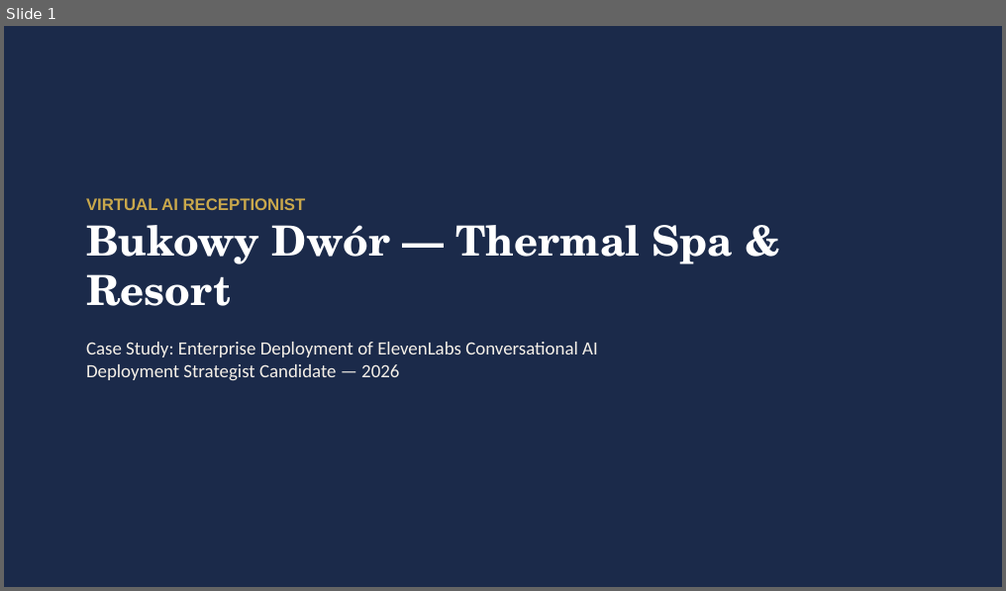
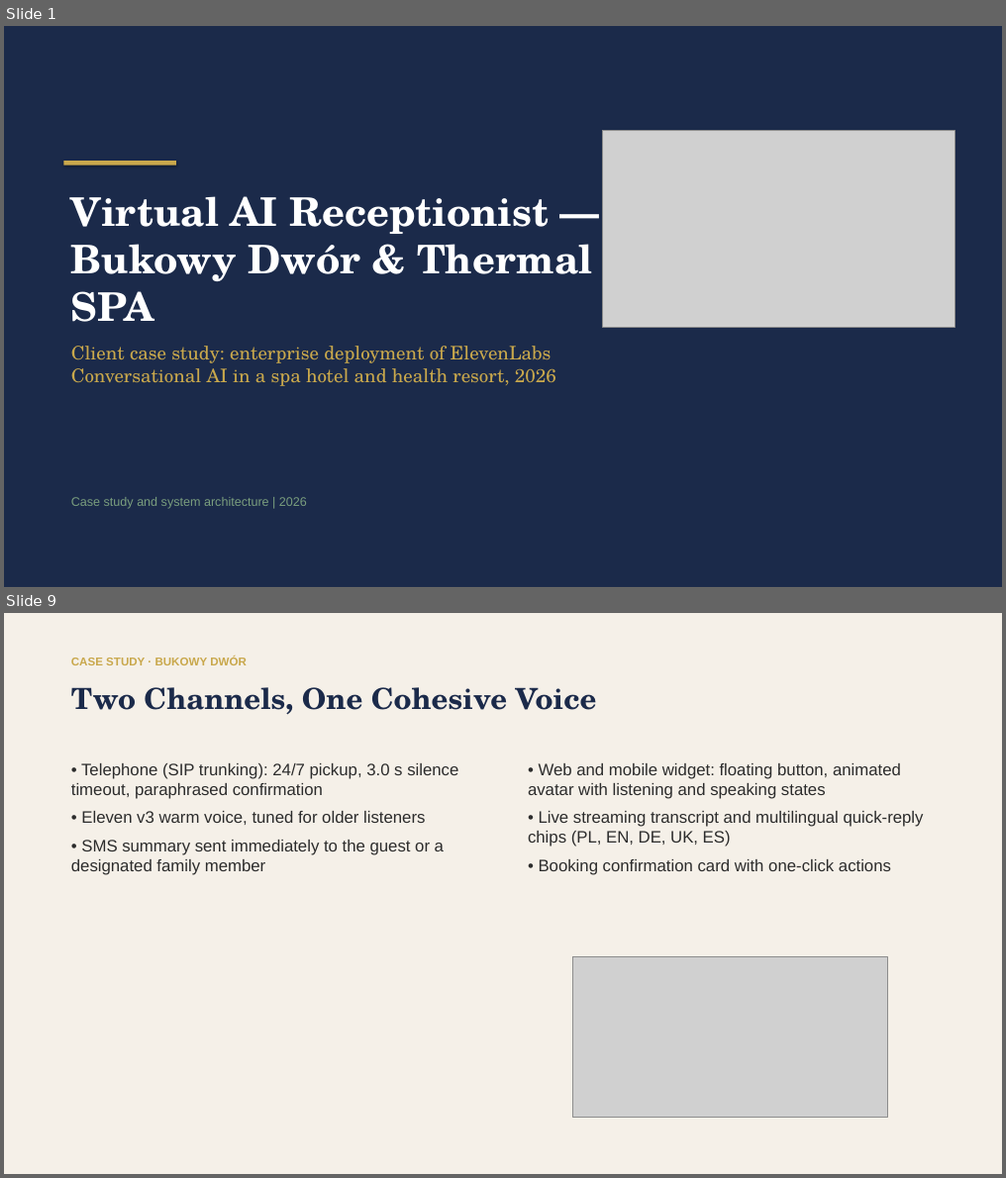
Before and after one commit to kpulka/Elevenlabs_SpaHotel_PoC, a slide deck: presentation/Bukowy_Dwor_Case_Study.pptx. Shown one above the other, each under a label of ours: slide 1 before the commit, slides 1 and 9 after it; the slides between them are not shown. The pictures are 1006x591 and 1006x1178 pixels, drawn with LibreOffice and Linux fonts; fonts in the diff are those of the drawing; grey boxes stand for pictures. Boxes give left, top, right and bottom in pixels: in the first picture for what was removed or moved away, otherwise in the second. Text is boxed around its words. In the diff, an @@ line names an element or a change of style, - is before the commit and + after.

```diff
--- a/presentation/Bukowy_Dwor_Case_Study.pptx
+++ b/presentation/Bukowy_Dwor_Case_Study.pptx
@@ slide 9 added at [4,613,1002,1174], background #FFFFFF @@
@@ rectangle added at [4,613,1002,1174], fill #F5F0E8 @@
@@ text added at [71,657,247,665], 11 pt, text #C9A84C, bold @@
+CASE STUDY · BUKOWY DWÓR
@@ text added at [71,687,597,715], 28 pt, text #1B2A4A, bold @@
+Two Channels, One Cohesive Voice
@@ text added at [71,763,458,875], 16 pt, text #2C2C2C @@
+• Telephone (SIP trunking): 24/7 pickup, 3.0 s silence timeout, paraphrased confirmation
+• Eleven v3 warm voice, tuned for older listeners
+• SMS summary sent immediately to the guest or a designated family member
@@ text added at [528,763,924,875], 16 pt, text #2C2C2C @@
+• Web and mobile widget: floating button, animated avatar with listening and speaking states
+• Live streaming transcript and multilingual quick-reply chips (PL, EN, DE, UK, ES)
+• Booking confirmation card with one-click actions
@@ picture added at [573,958,887,1118] @@
@@ slide 1 changed as well @@
@@ picture added at [603,131,954,327] @@
@@ rectangle added at [63,161,176,166], fill #C9A84C @@
@@ text at [71,196,592,386]: text changed; font Calibri to TeX Gyre Schola; text colour #F5F0E8 to #C9A84C @@
-VIRTUAL AI RECEPTIONIST
-Bukowy Dwór — Thermal Spa & Resort
-Case Study: Enterprise Deployment of ElevenLabs Conversational AI
-Deployment Strategist Candidate — 2026
+Virtual AI Receptionist — Bukowy Dwór & Thermal SPA
+Client case study: enterprise deployment of ElevenLabs Conversational AI in a spa hotel and health resort, 2026
@@ text added at [71,497,307,509], 12 pt, text #7A9E7E @@
+Case study and system architecture | 2026
```
Also in this commit, not shown: 7 other slides changed, 5 other slides added, 6 slides removed, 11 other files.
